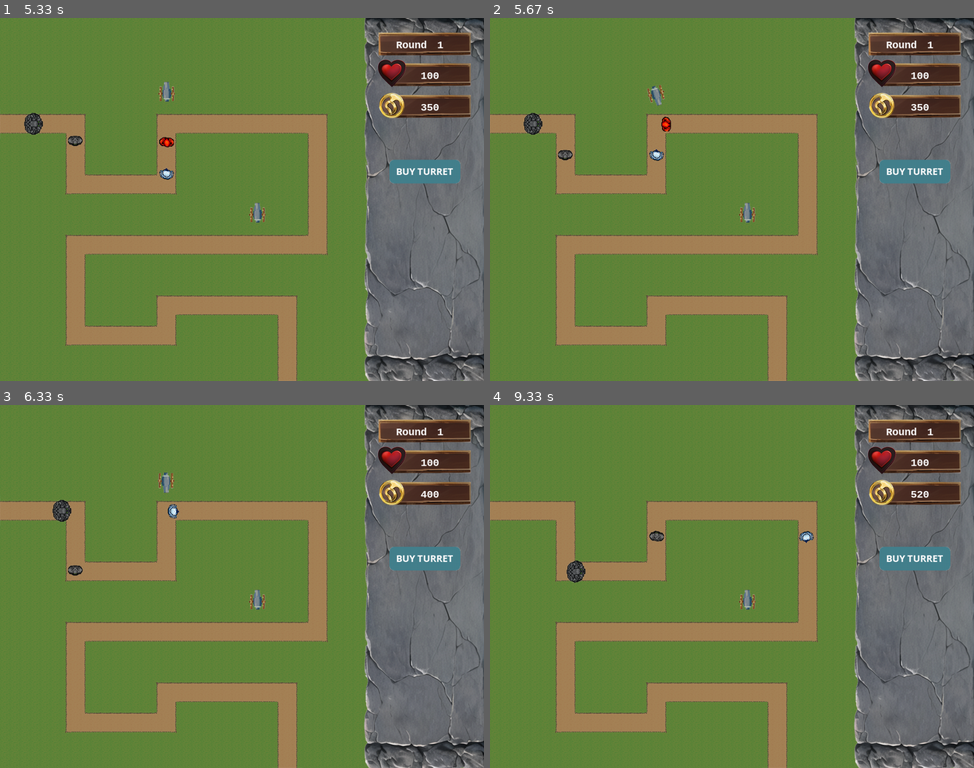
Above: before the commit, frames 1-4 (two rows, left to right).
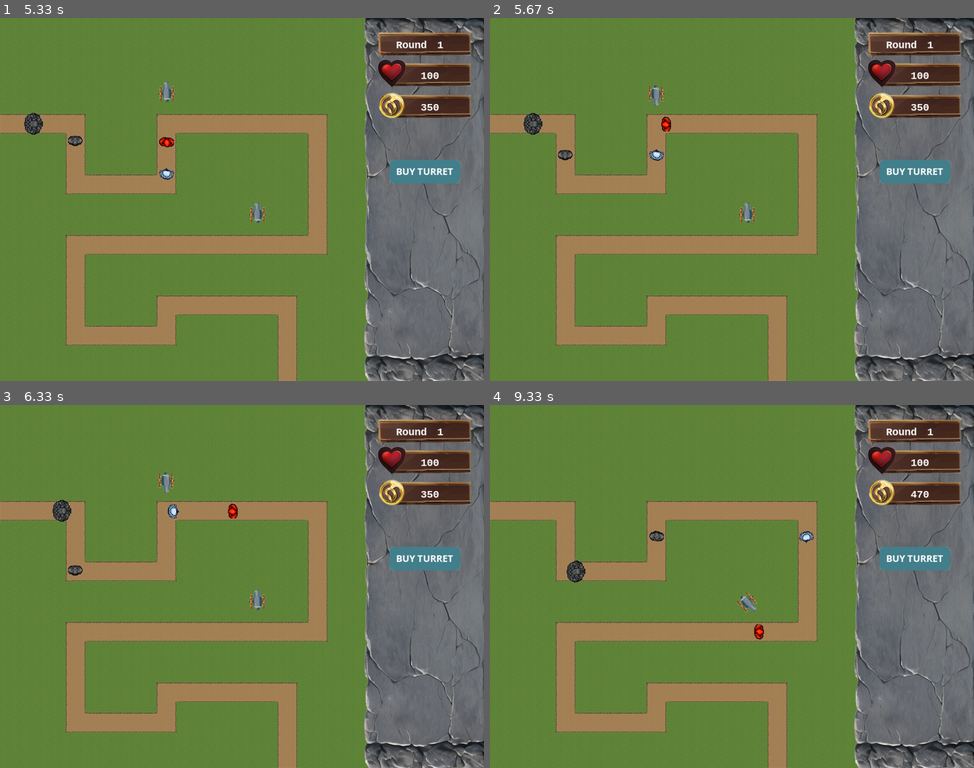
Above: after the commit, the same moments.

Repository: peter5454/PyGame
Game: pygame game, started from main.py
Two runs of this game, one before a commit and one after it. Both use one fixed random seed, a clock stepped at 60 frames per second and the inputs below.
Inputs (mouse positions are in pixels of both pictures, inside the frame that each line leads up to):
- Up to frame 1 (5.33 s): click (425, 170) at 0.38 s; click (246, 224) at 0.72 s; click (430, 359) at 1.05 s; click (300, 232) at 1.38 s; click (425, 170) at 2.72 s; click (164, 79) at 3.05 s; click (425, 170) at 3.38 s; click (392, 192) at 3.72 s; click (411, 268) at 4.05 s
- Up to frame 2 (5.67 s): no input
- Up to frame 3 (6.33 s): no input
- Up to frame 4 (9.33 s): click (654, 466) at 6.88 s; click (901, 582) at 7.22 s

Frame 1 is identical in both runs. In frame 2, 0.1% of the frame differs, in the area x 32-37%, y 18-25%; in frame 3, 0.1%; in frame 4, 0.2%, in the area x 51-90%, y 23-65%.

Commit message:
fixed cooldown

Diff:
--- a/turrets_data.py
+++ b/turrets_data.py
@@ -1,7 +1,7 @@
 TURRET_DATA =[
     {
         #1
-        "cooldown" : 100,
+        "cooldown" : 1000,
         "damage"  : 2,
         "cost" : 150,
         "upgrade_cost" : 200
